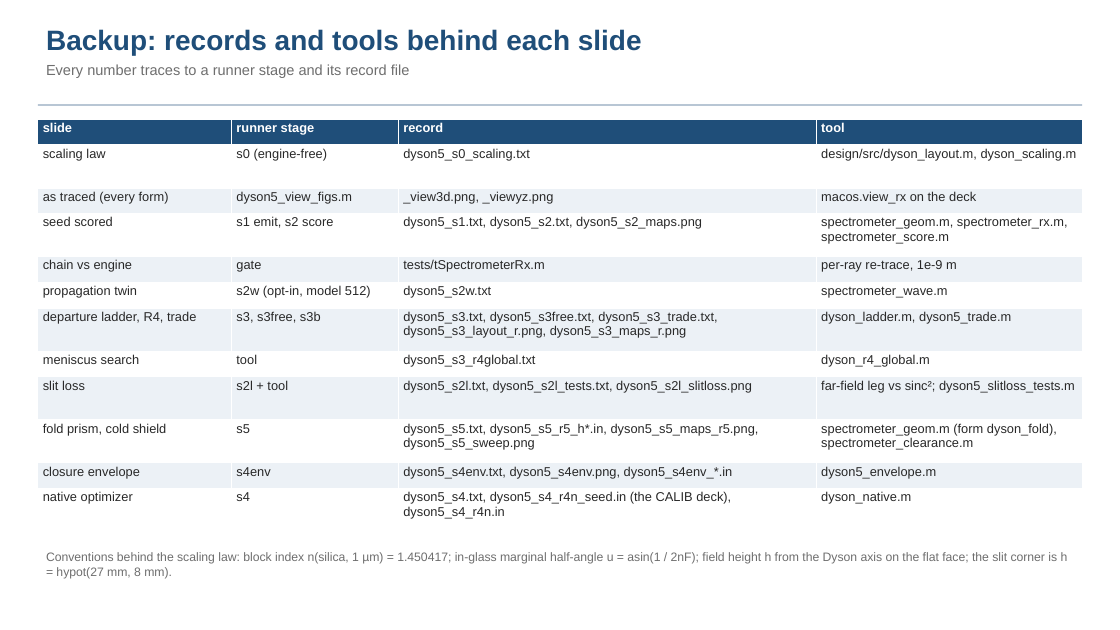
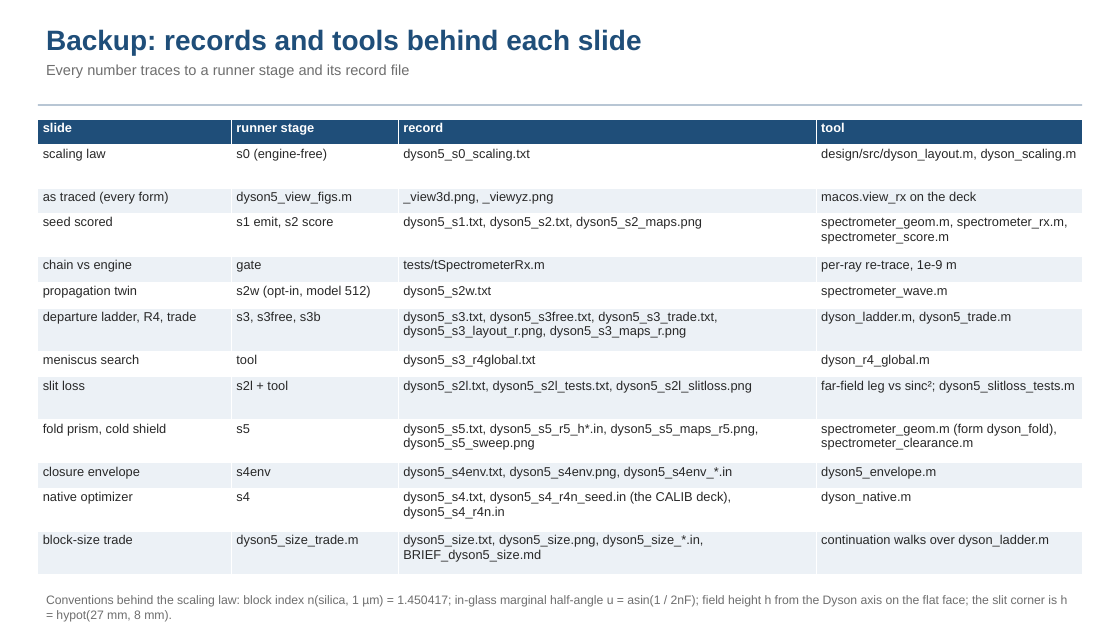
Before and after one commit to nasa-jpl/macos, a slide deck: slide 33 of demo_session/deck_dyson.pptx (slide 31 before the commit). Drawn at 1120x630 pixels with LibreOffice and Linux fonts; fonts in the diff are those of the drawing. Boxes give left, top, right and bottom in pixels: in the first picture for what was removed or moved away, otherwise in the second. Text is boxed around its words. In the diff, an @@ line names an element or a change of style, - is before the commit and + after.

```diff
--- a/demo_session/deck_dyson.pptx
+++ b/demo_session/deck_dyson.pptx
@@ table at (38, 119, 1083, 575) @@
+row 13: block-size trade | dyson5_size_trade.m | dyson5_size.txt, dyson5_size.png, dyson5_size_*.in, BRIEF_dyson5_size.md | continuation walks over dyson_ladder.m
@@ text "Conventions behind the scaling law: ...": place and size @@
-text "Conventions behind the scaling law: ..." at (46, 552, 1068, 579)
+text "Conventions behind the scaling law: ..." at (46, 595, 1068, 622)
```
Also in this commit, not shown: 4 other slides changed, 2 slides added, 3 other files.
